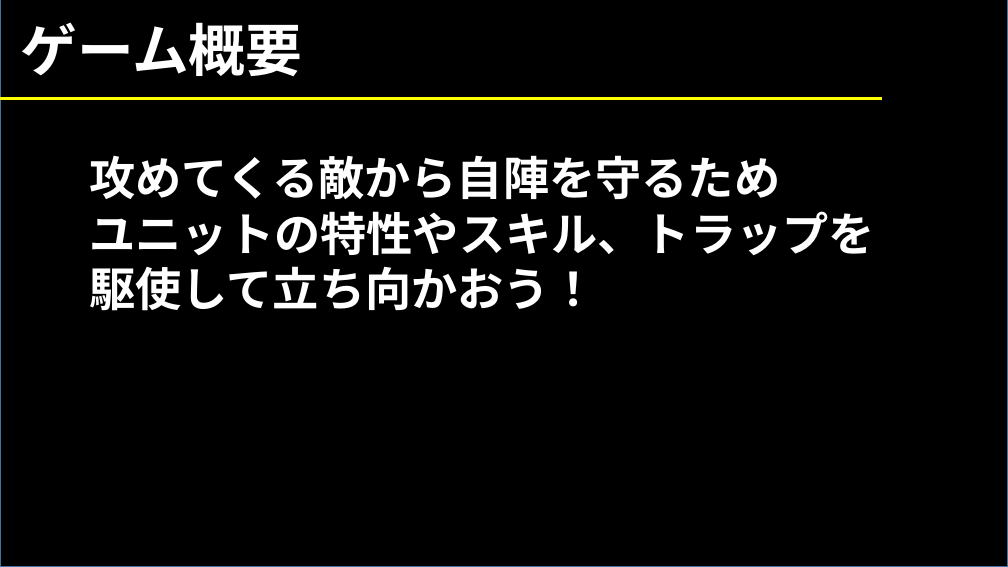
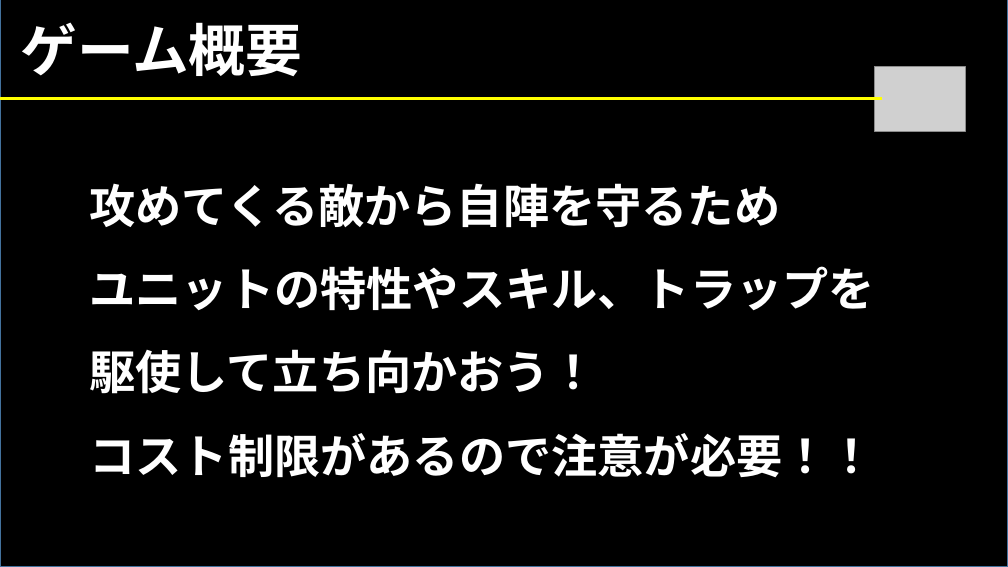
Before and after one commit to 1816023/AGS2021Summer, a slide deck: slide 3 of 仮.pptx. Drawn at 1008x567 pixels with LibreOffice and Linux fonts; fonts in the diff are those of the drawing; grey boxes stand for pictures. Boxes give left, top, right and bottom in pixels: in the first picture for what was removed or moved away, otherwise in the second. Text is boxed around its words. In the diff, an @@ line names an element or a change of style, - is before the commit and + after.

```diff
--- a/仮.pptx
+++ b/仮.pptx
@@ picture added at (874,67,965,132) @@
@@ text at (90,183,875,394): line spacing 1 to 1.5 @@
@@ text at (90,433,875,477): paragraph added @@
+コスト制限があるので注意が必要！！
```
Also in this commit, not shown: 18 other slides changed.
